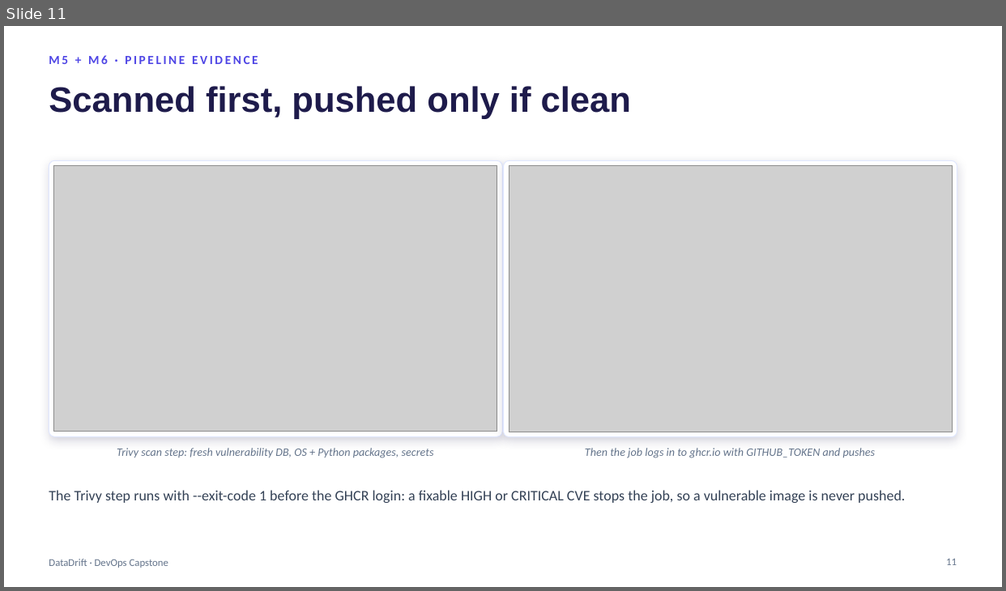
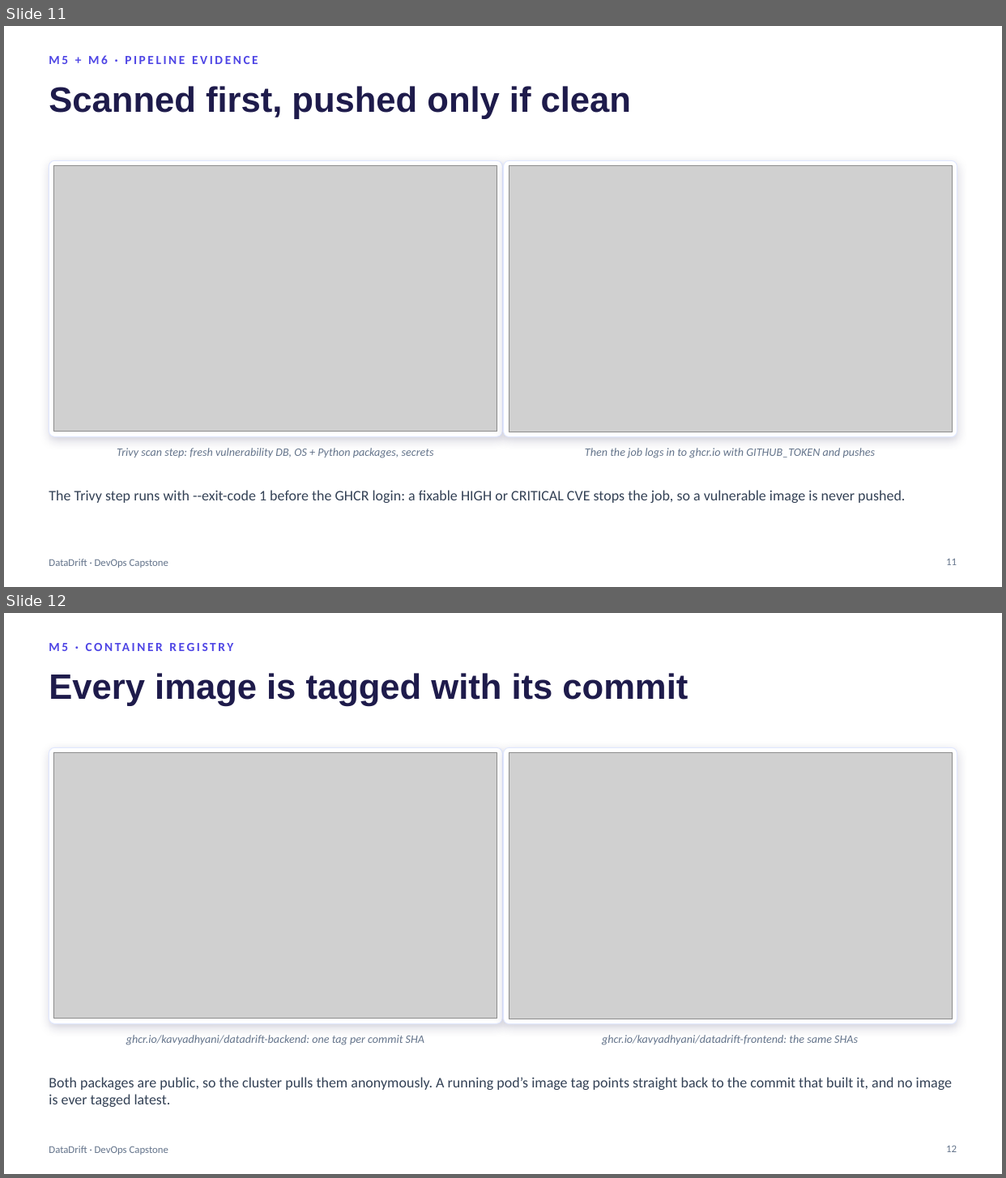
Before and after one commit to KavyaDhyani/datadrift-capstone, a slide deck: docs/DataDrift-Capstone-Presentation.pptx. Shown one above the other, each under a label of ours: slide 11 before the commit, slides 11 and 12 after it. The pictures are 1006x591 and 1006x1178 pixels, drawn with LibreOffice and Linux fonts; fonts in the diff are those of the drawing; grey boxes stand for pictures. Boxes give left, top, right and bottom in pixels: in the first picture for what was removed or moved away, otherwise in the second. Text is boxed around its words. In the diff, an @@ line names an element or a change of style, - is before the commit and + after.

Commit message:
Add container registry slide with SHA-tagged GHCR packages

```diff
--- a/docs/DataDrift-Capstone-Presentation.pptx
+++ b/docs/DataDrift-Capstone-Presentation.pptx
@@ slide 12 added at [4, 613, 1002, 1174], background #FFFFFF; not listed: 1 template element that a slide beside it also shows @@
@@ text added at [49, 639, 722, 663], 12 pt, text #4F46E5, bold @@
+M5 · CONTAINER REGISTRY
@@ title added at [49, 673, 688, 706], 34 pt, text #1E1B4B, bold @@
+Every image is tagged with its commit
@@ rounded rectangle added at [49, 747, 503, 1024], fill #FFFFFF, outline #E0E7FF 0.75 pt @@
@@ picture added at [54, 753, 497, 1019] @@
@@ rounded rectangle added at [503, 747, 957, 1024], fill #FFFFFF, outline #E0E7FF 0.75 pt @@
@@ picture added at [509, 753, 952, 1019] @@
@@ text added at [126, 1035, 424, 1046], 11 pt, text #64748B, italic @@
+ghcr.io/kavyadhyani/datadrift-backend: one tag per commit SHA
@@ text added at [602, 1035, 858, 1046], 11 pt, text #64748B, italic @@
+ghcr.io/kavyadhyani/datadrift-frontend: the same SHAs
@@ text added at [49, 1077, 952, 1107], 14 pt, text #334155 @@
+Both packages are public, so the cluster pulls them anonymously. A running pod’s image tag points straight back to the commit that built it, and no image is ever tagged latest.
@@ page number added at [946, 1145, 957, 1152], 10 pt, text #64748B @@
+12
```
